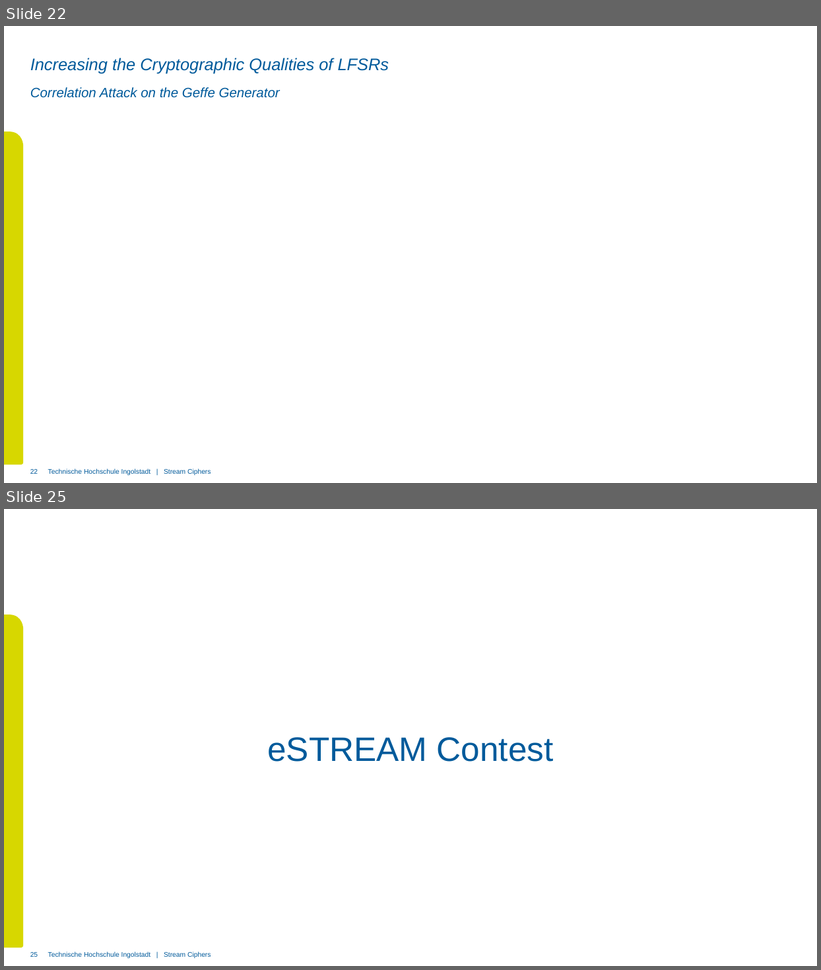
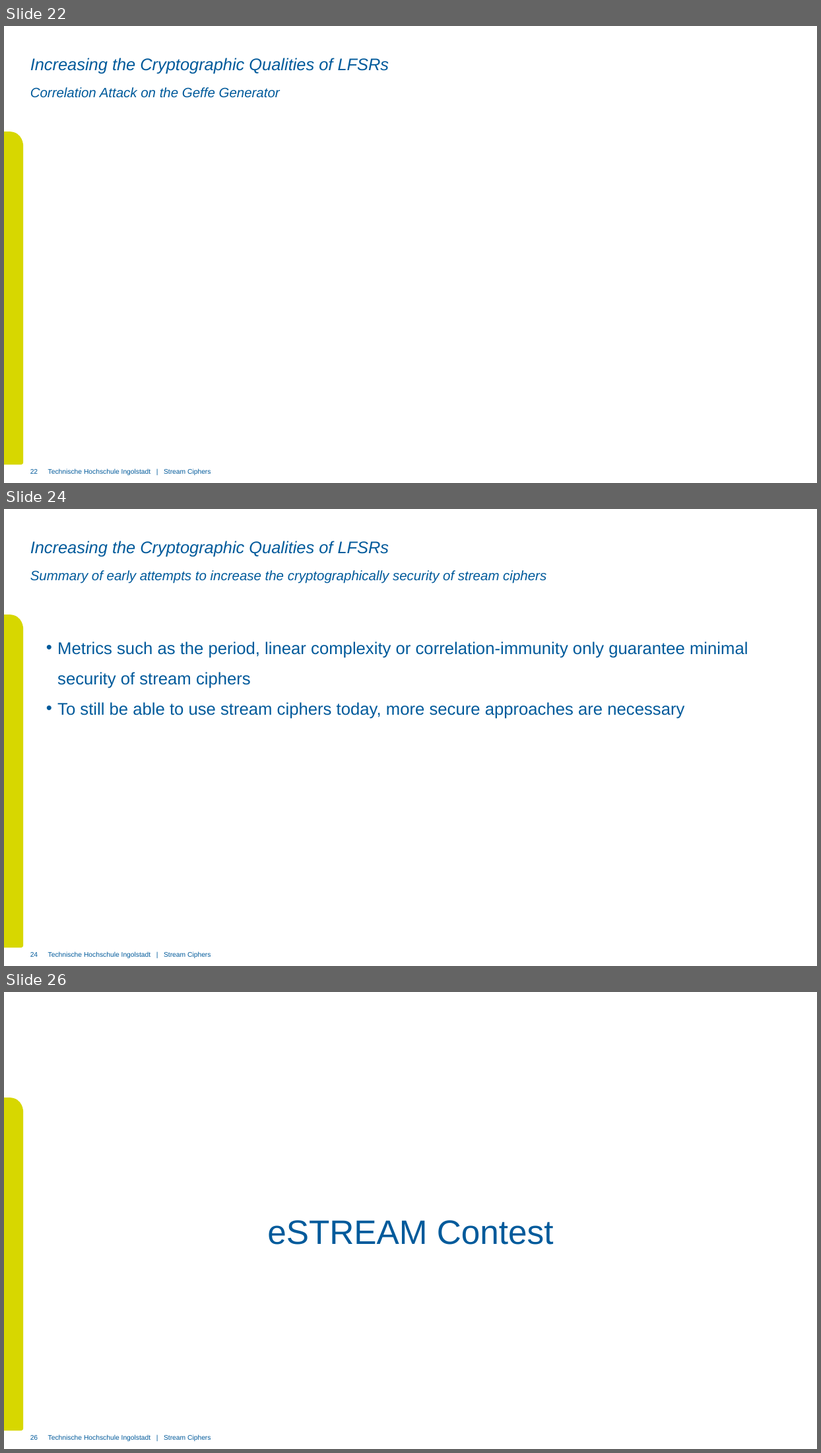
Before and after one commit to xThale/crypto-stream-ciphers, a slide deck: Präsentation/Presentation Unmerged Simon.pptx. Shown one above the other, each under a label of ours: slides 22 and 25 before the commit, slides 22, 24 and 26 after it; the slides between them are not shown. The pictures are 821x970 and 821x1453 pixels, drawn with LibreOffice and Linux fonts; fonts in the diff are those of the drawing; grey boxes stand for pictures; background and template pictures are left out. Boxes give left, top, right and bottom in pixels: in the first picture for what was removed or moved away, otherwise in the second. Text is boxed around its words. In the diff, an @@ line names an element or a change of style, - is before the commit and + after.

```diff
--- a/Präsentation/Presentation Unmerged Simon.pptx
+++ b/Präsentation/Presentation Unmerged Simon.pptx
@@ slide 24 added at (4, 509, 817, 966), background #FFFFFF; not listed: 2 template elements that a slide beside it also shows @@
@@ title added at (30, 541, 389, 557), 19.8 pt, text #005A9B, italic @@
+Increasing the Cryptographic Qualities of LFSRs
@@ subtitle added at (30, 570, 547, 584), 16 pt, text #005A9B, italic @@
+Summary of early attempts to increase the cryptographically security of stream ciphers
@@ text added at (57, 642, 748, 719), 20 pt, text #005A9B @@
+• Metrics such as the period, linear complexity or correlation-immunity only guarantee minimal security of stream ciphers
+• To still be able to use stream ciphers today, more secure approaches are necessary
@@ page number added at (30, 953, 38, 957), 8 pt, text #005A9B @@
+24
@@ what was slide 25 is now slide 26 @@
@@ page number at (30, 1436, 38, 1440): text changed @@
-25
+26
```
Also in this commit, not shown: 5 slides changed, 4 other files.
